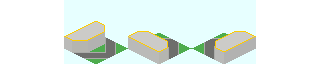
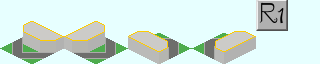
Layer changes from the first 320x64 image to the second:
added layer "Simple_Station_Base.png" over [0, 0, 320, 64]
